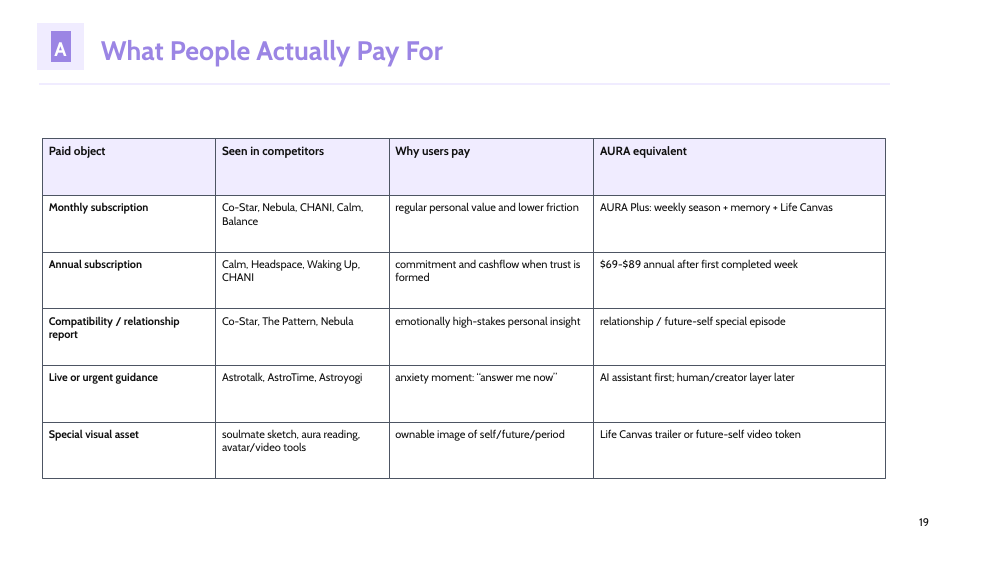
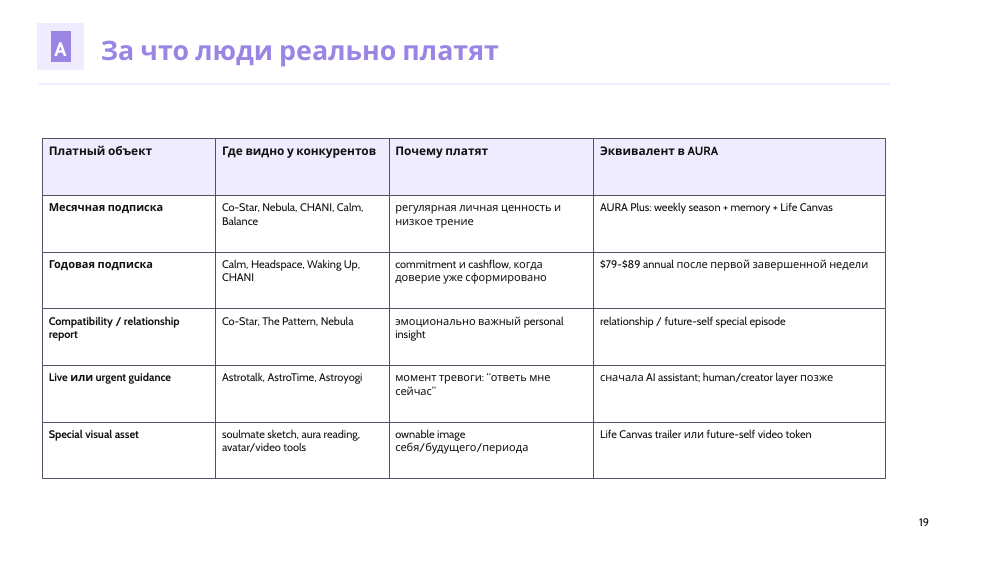
Before and after one commit to kirbudilov01/alina-research, a slide deck: slide 19 of output/pptx/AURA_TRENDVI_STYLE_DECK.pptx. Drawn at 1008x567 pixels with LibreOffice and Linux fonts; fonts in the diff are those of the drawing. Boxes give left, top, right and bottom in pixels: in the first picture for what was removed or moved away, otherwise in the second. Text is boxed around its words. In the diff, an @@ line names an element or a change of style, - is before the commit and + after.

Commit message:
Translate AURA deck to Russian and clarify pricing

```diff
--- a/output/pptx/AURA_TRENDVI_STYLE_DECK.pptx
+++ b/output/pptx/AURA_TRENDVI_STYLE_DECK.pptx
@@ text at (x1=101, y1=40, x2=499, y2=67): text changed @@
-What People Actually Pay For
+За что люди реально платят
@@ text at (x1=49, y1=145, x2=152, y2=155): text changed @@
-Paid object
+Платный объект
@@ text at (x1=222, y1=146, x2=376, y2=158): text changed @@
-Seen in competitors
+Где видно у конкурентов
@@ text at (x1=395, y1=146, x2=488, y2=158): text changed @@
-Why users pay
+Почему платят
@@ text at (x1=600, y1=146, x2=719, y2=155): text changed @@
-AURA equivalent
+Эквивалент в AURA
@@ text at (x1=49, y1=203, x2=163, y2=213): text changed @@
-Monthly subscription
+Месячная подписка
@@ text at (x1=395, y1=205, x2=561, y2=228): text changed @@
-regular personal value and lower friction
+регулярная личная ценность и низкое трение
@@ text at (x1=49, y1=260, x2=153, y2=270): text changed @@
-Annual subscription
+Годовая подписка
@@ text at (x1=395, y1=259, x2=546, y2=284): text changed @@
-commitment and cashflow when trust is formed
+commitment и cashflow, когда доверие уже сформировано
@@ text at (x1=600, y1=259, x2=868, y2=271): text changed @@
-$69-$89 annual after first completed week
+$79-$89 annual после первой завершенной недели
@@ text at (x1=395, y1=316, x2=564, y2=341): text changed @@
-emotionally high-stakes personal insight
+эмоционально важный personal insight
@@ text at (x1=49, y1=372, x2=171, y2=384): text changed @@
-Live or urgent guidance
+Live или urgent guidance
@@ text at (x1=395, y1=375, x2=550, y2=395): text changed @@
-anxiety moment: “answer me now”
+момент тревоги: “ответь мне сейчас”
@@ text at (x1=600, y1=372, x2=833, y2=384): text changed @@
-AI assistant first; human/creator layer later
+сначала AI assistant; human/creator layer позже
@@ text at (x1=395, y1=429, x2=528, y2=454): text changed @@
-ownable image of self/future/period
+ownable image себя/будущего/периода
@@ text at (x1=600, y1=429, x2=812, y2=438): text changed @@
-Life Canvas trailer or future-self video token
+Life Canvas trailer или future-self video token
```
Also in this commit, not shown: 35 other slides changed, 2 slides added, 2 slides removed, 4 other files.
